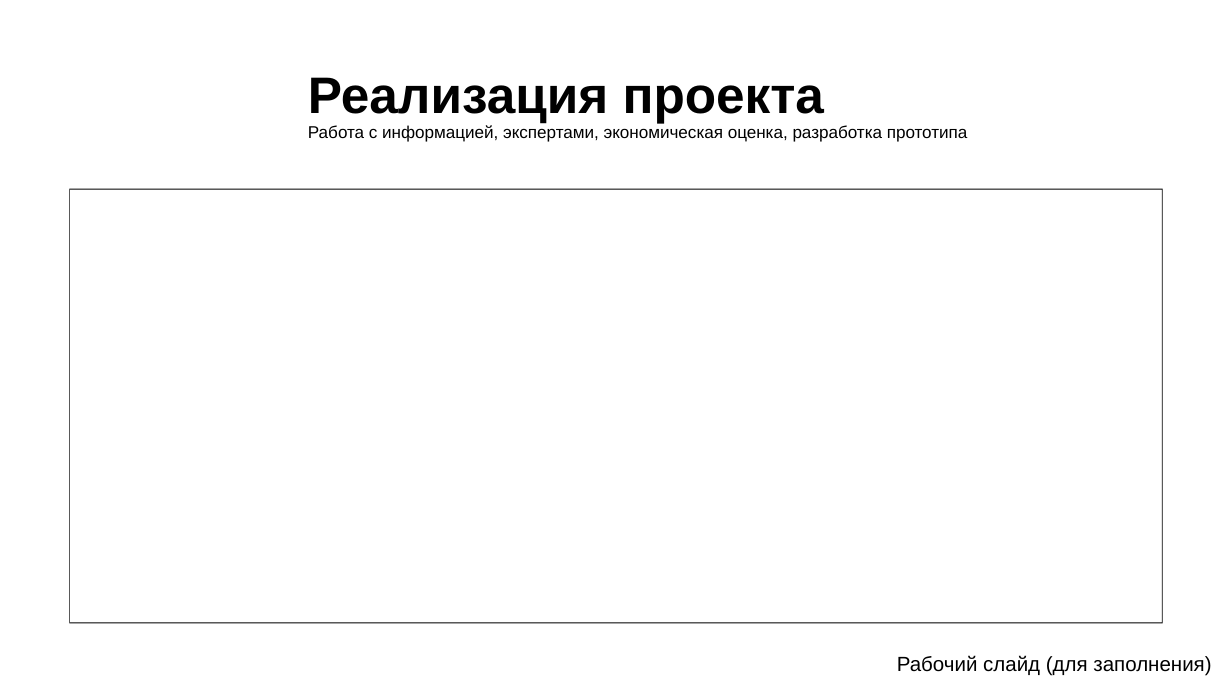
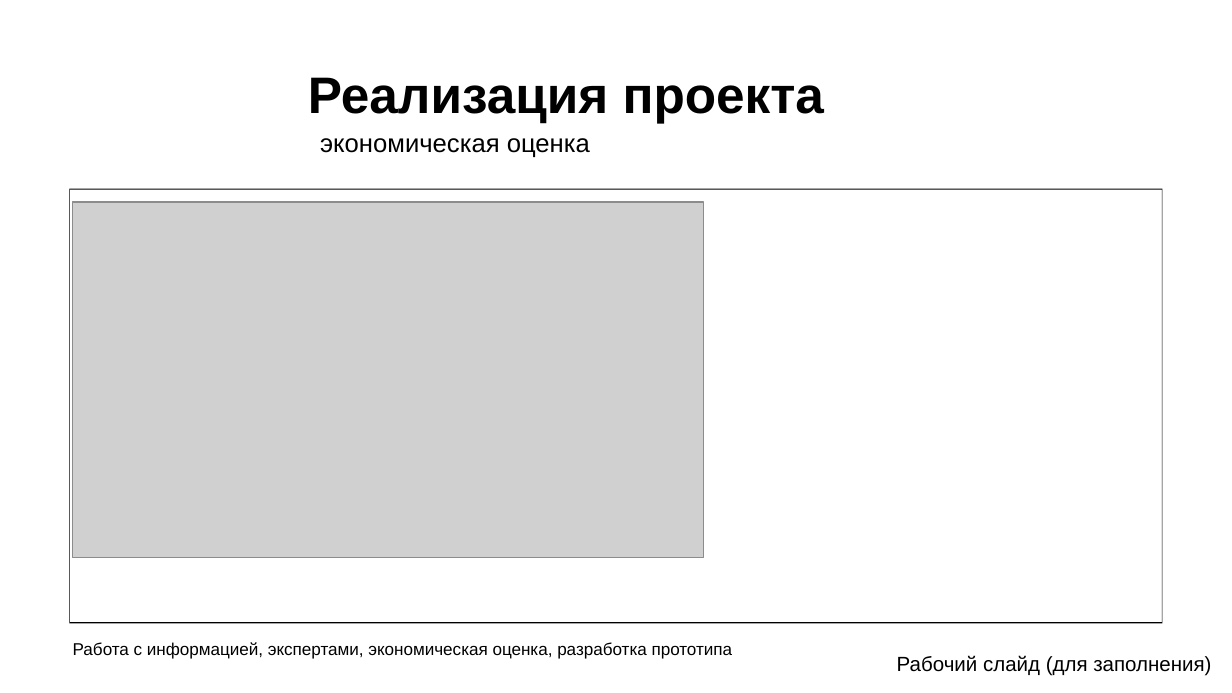
Before and after one commit to Igor20264/humorists-template, a slide deck: slide 13 of Шаблон для презентации.pptx. Drawn at 1232x693 pixels with LibreOffice and Linux fonts; fonts in the diff are those of the drawing; grey boxes stand for pictures; background and template pictures are left out. Boxes give left, top, right and bottom in pixels: in the first picture for what was removed or moved away, otherwise in the second. Text is boxed around its words. In the diff, an @@ line names an element or a change of style, - is before the commit and + after.

```diff
--- a/Шаблон для презентации.pptx
+++ b/Шаблон для презентации.pptx
@@ text added at <box>320,138,590,157</box>, 15 pt, text #000000 @@
+экономическая оценка
@@ picture added at <box>73,202,703,558</box> @@
@@ text "Работа с информацией, экспертами, экономическая ...": place and size @@
-text "Работа с информацией, экспертами, экономическая ..." at <box>308,125,968,142</box>
+text "Работа с информацией, экспертами, экономическая ..." at <box>73,642,733,659</box>
```
Also in this commit, not shown: 2 other slides changed, 10 other files.
